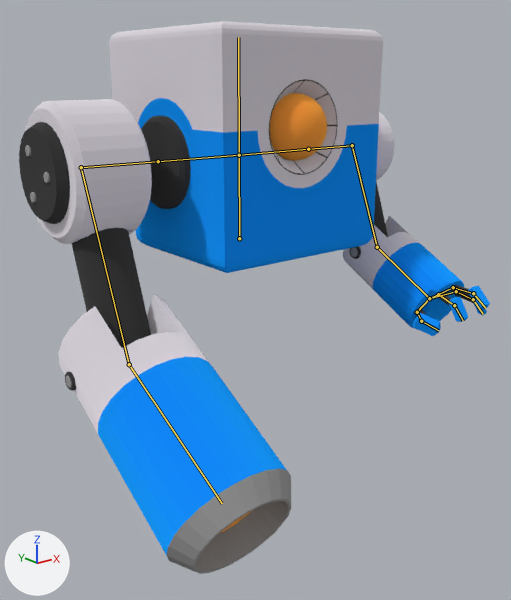
What one commit did to the Blender file little-robot.blend.
Camera for both pictures: a camera (50 mm lens) standing at (-2.03, -2.66, 2.14) and looking at (-0.16, -0.32, 1.2). Arrows for +X, +Y and +Z are at lower left; the lights stay in place. The bones that bend it are drawn over the model as lines.

Objects in the first picture: 'Robot'.
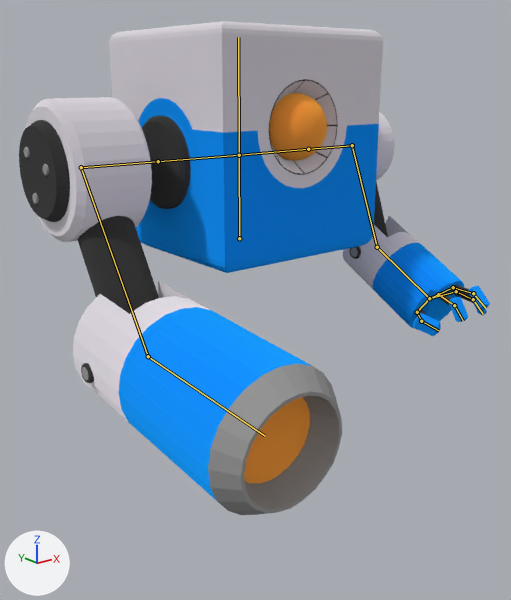
The newer file adds an action. The first version stands in its rest pose; the second is drawn at frame 60 of the action 'IdleRArm'.

Changed parts and their boxes (x1, y1, x2, y2) in the pictures (511 x 600 px):
'Robot', posed (11% shorter): before (19, 21, 490, 574); after (19, 21, 490, 515)
bone 'arm.r.002', root to tip: before (81, 167) to (129, 364); after (81, 167) to (148, 356)
bone 'hand.r', root to tip: before (129, 364) to (222, 503); after (148, 356) to (265, 436)

The change in detail:
Bone 'arm.r.002' (bone_arm_r_002) turns from (0, 0, 0) to (13, 0, 0) degrees about its own x, y and z.
Bone 'hand.r' (bone_hand_r) turns from (0, 0, 0) to (11, 0, 0) degrees about its own x, y and z.
